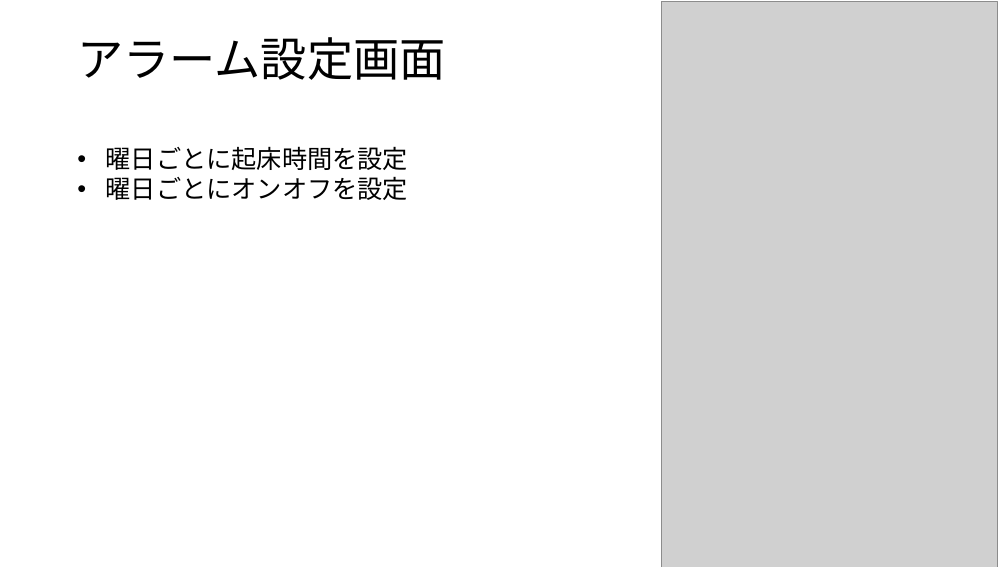
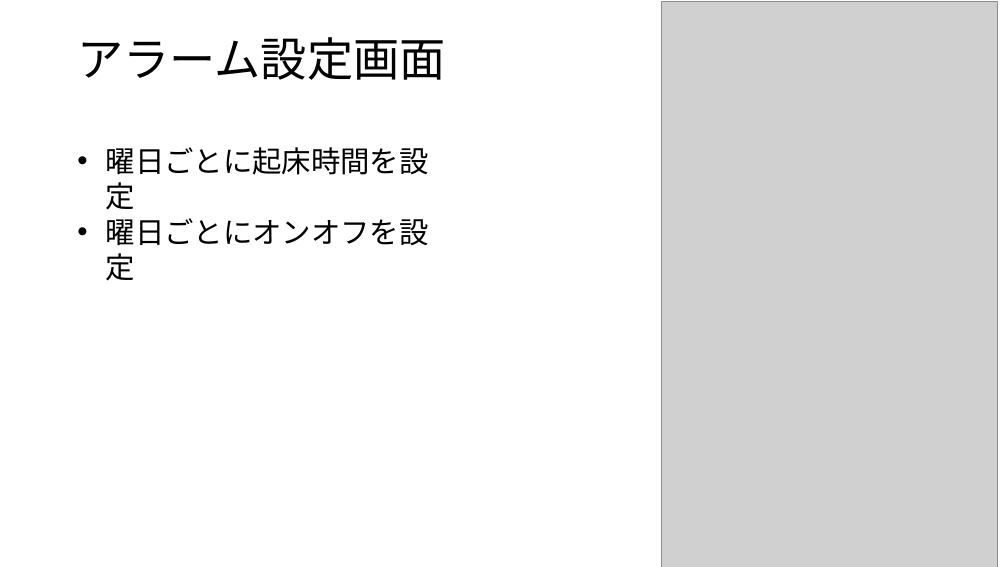
Before and after one commit to jack-app/jackhack2018_F, a slide deck: slide 5 of htmlcss/pptx/teamF.pptx. Drawn at 1008x567 pixels with LibreOffice and Linux fonts; fonts in the diff are those of the drawing; grey boxes stand for pictures. Boxes give left, top, right and bottom in pixels: in the first picture for what was removed or moved away, otherwise in the second. Text is boxed around its words. In the diff, an @@ line names an element or a change of style, - is before the commit and + after.

Commit message:
パワポでグループ画面の画像を更新

```diff
--- a/htmlcss/pptx/teamF.pptx
+++ b/htmlcss/pptx/teamF.pptx
@@ text "曜日ごとに起床時間を設定" at [106, 147, 429, 281]: size 24 to 28 pt @@
```
Also in this commit, not shown: 6 other slides changed.
